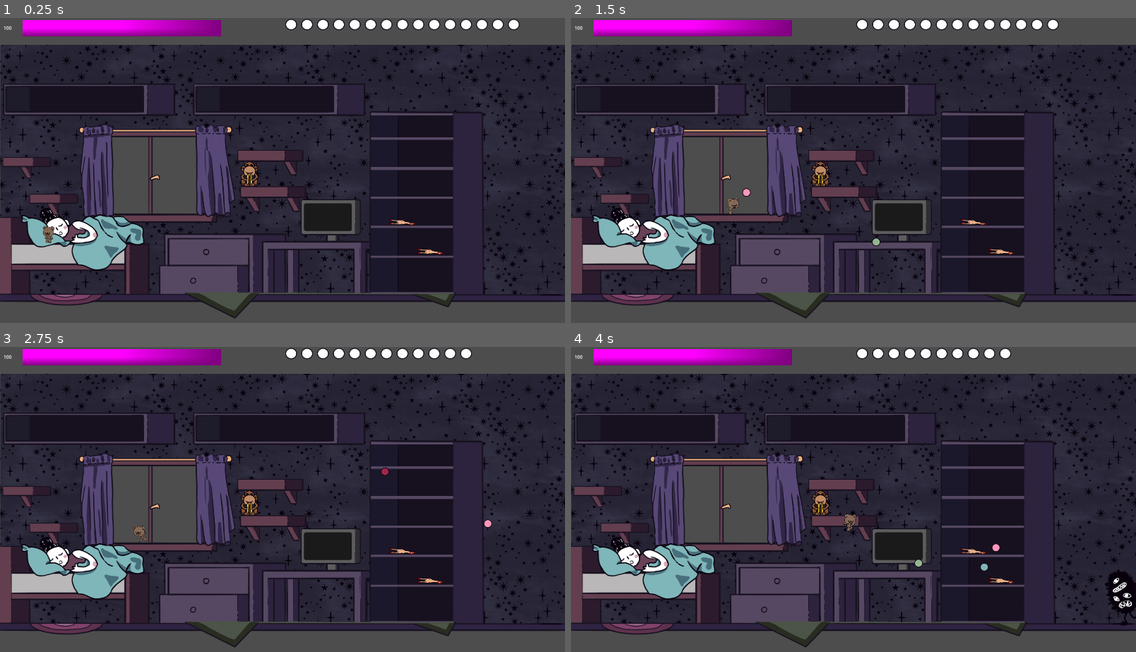
Above: before the commit, frames 1-4 (two rows, left to right).
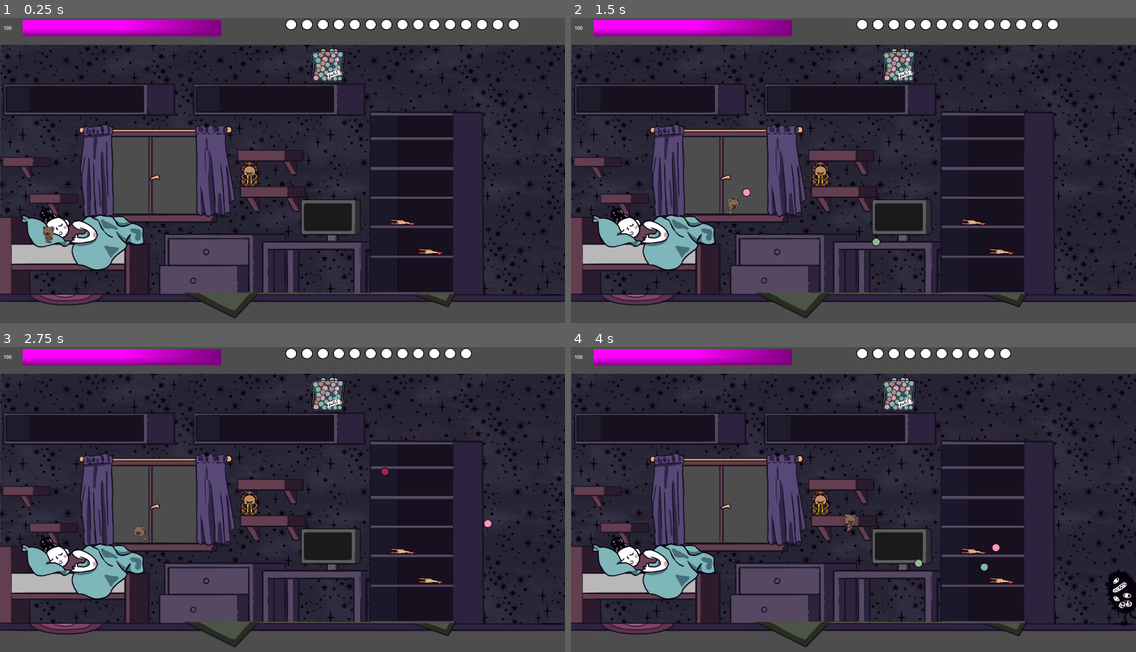
Above: after the commit, the same moments.

Repository: Karanval/CatStack
Game: Godot game, scene res://Scenes/TestScene/TestScene.tscn
Same seed, same stepped clock (60 frames per second), same inputs: the game is played once before the commit and once after it.
Inputs (mouse positions are in pixels of both pictures, inside the frame that each line leads up to):
- Up to frame 1 (0.25 s): no input
- Up to frame 2 (1.5 s): tap Enter at 0.5 s; move the mouse to (977, 161) at 0.52 s; press the mouse at (977, 161) at 0.53 s; hold D (Right) from 0.53 s (still down); tap Space (Jump) at 0.77 s; move the mouse to (740, 191) at 1.27 s; release the mouse at (740, 191) at 1.28 s; click (740, 191) at 1.35 s
- Up to frame 3 (2.75 s): tap Space (Jump) at 1.52 s; move the mouse to (339, 435) at 2.02 s; release D (Right) at 2.03 s; press the mouse at (339, 435) at 2.03 s; hold A (Left) from 2.03 s (still down)
- Up to frame 4 (4 s): move the mouse to (825, 569) at 2.77 s; release A (Left) at 2.78 s; release the mouse at (825, 569) at 2.78 s; hold D (Right) from 2.78 s (still down); click (825, 569) at 2.85 s; tap Space (Jump) at 3.02, 3.77 s; move the mouse to (1023, 554) at 3.52 s; press the mouse at (1023, 554) at 3.53 s

The runs differ from the first frame. In frame 1, 0.5% of the frame differs, in the area x 55-61%, y 9-22%; in frame 2, 0.5%; in frame 3, 0.5%; in frame 4, 0.5%.

Commit message:
Add balljar for reload

Diff:
--- a/GameManager.gd
+++ b/GameManager.gd
@@ -1,7 +1,9 @@
 extends Node
 
 @export var MAX_SLEEP := 100
+@export var MAX_AMMO := 15
 
+var _ammo: int
 var _sleep: int
 
 var game_over_scene = preload("res://Scenes/GameOver/GameOver.tscn")
@@ -12,6 +14,8 @@
 
 func _init():
 	_sleep = MAX_SLEEP
+	_ammo = MAX_AMMO
+	setAmmo(_ammo)
 	#Input.set_mouse_mode(Input.MOUSE_MODE_CONFINED)
 
 func _notification(what: int) -> void:
@@ -32,8 +36,20 @@
 		_switch_to_game_over_screen()
 	emit_signal("sleep_changed", _sleep)
 
-func changeAmmo(ammoValue: int):
-	emit_signal("ammo_changed", ammoValue)
+func changeAmmo(change: int):
+	_ammo += change
+	if _ammo > MAX_AMMO:
+		_ammo = MAX_AMMO
+	if _ammo <= 0:
+		_ammo = 0
+	setAmmo(_ammo)
+
+func setAmmo(ammoValue: int):
+	_ammo = ammoValue
+	emit_signal("ammo_changed", _ammo)
+
+func getAmmo() -> int:
+	return _ammo
 
 func _switch_to_game_over_screen():
 	#get_node("/root/TestScene").free()
--- /dev/null
+++ b/Scenes/BallJar/BallJar.gd
@@ -0,0 +1,4 @@
+extends Node2D
+
+func _on_area_2d_body_entered(body: Node2D) -> void:
+	GameManager.setAmmo(15)
--- /dev/null
+++ b/Scenes/BallJar/BallJar.tscn
@@ -0,0 +1,24 @@
+[gd_scene load_steps=4 format=3 uid="uid://cv67nbn75bg1i"]
+
+[ext_resource type="Texture2D" uid="uid://cyxjaj8y2lb1p" path="res://graphics/items/balls_full_1.png" id="1_srx52"]
+[ext_resource type="Script" uid="uid://cheaosv47t5to" path="res://Scenes/BallJar/BallJar.gd" id="1_vqbll"]
+
+[sub_resource type="RectangleShape2D" id="RectangleShape2D_i2jh0"]
+size = Vector2(200, 203)
+
+[node name="BallJar" type="Node2D"]
+script = ExtResource("1_vqbll")
+
+[node name="Sprite2D" type="Sprite2D" parent="."]
+position = Vector2(0, 28)
+scale = Vector2(0.885, 0.885)
+texture = ExtResource("1_srx52")
+
+[node name="Area2D" type="Area2D" parent="."]
+collision_mask = 2
+
+[node name="CollisionShape2D" type="CollisionShape2D" parent="Area2D"]
+position = Vector2(-1, 26.5)
+shape = SubResource("RectangleShape2D_i2jh0")
+
+[connection signal="body_entered" from="Area2D" to="." method="_on_area_2d_body_entered"]
--- a/Scenes/Player/PlayerInput.gd
+++ b/Scenes/Player/PlayerInput.gd
@@ -2,7 +2,6 @@
 
 @export var move_speed: int = 400
 @export var jump_height: int = 100
-@export var max_ammo: int = 15
 @export var jump_time_to_peak: float = 0.5
 @export var jump_time_to_descent: float = 0.4
 @export var animator: PlayerAnimator
@@ -16,13 +15,9 @@
 @export var extra_jump_count: int = 1 # How many extra jumps the player is allowed after jumping from a surface (1 is double jump)
 
 var jump_count: int = 0
-var ammo_count: int
-
 
 func _ready() -> void:
-	ammo_count = max_ammo
-	GameManager.changeAmmo(ammo_count)
-
+	GameManager.changeAmmo(1)
 
 func _input(event: InputEvent) -> void:
 	if event.is_action_pressed("Jump") and (is_on_floor() or can_extra_jump()):
@@ -63,13 +58,12 @@
 
 
 func shoot():
-	if ammo_count > 0:
+	if GameManager.getAmmo() > 0:
 		var bullet: Node = bullet_scene.instantiate()
 		bullet.DIRECTION = get_viewport().get_mouse_position() - position
 		bullet.START_POSITION = position
 		get_parent().add_child(bullet)
-		ammo_count -= 1
-		GameManager.changeAmmo(ammo_count)
+		GameManager.changeAmmo(-1)
 
 
 func set_move_velocity():
--- a/Scenes/Room.tscn
+++ b/Scenes/Room.tscn
@@ -9,6 +9,7 @@
 [ext_resource type="PackedScene" uid="uid://hefjpvbwdrbx" path="res://Scenes/Monsters/MonsterSpawner/MonsterSpawner.tscn" id="7_xebr5"]
 [ext_resource type="PackedScene" uid="uid://d0fu2afheeg0n" path="res://Scenes/Items/noise_monke.tscn" id="8_si31g"]
 [ext_resource type="PackedScene" uid="uid://debk3xwn0o52v" path="res://Scenes/Items/noise_chicken.tscn" id="9_mimag"]
+[ext_resource type="PackedScene" uid="uid://cv67nbn75bg1i" path="res://Scenes/BallJar/BallJar.tscn" id="10_ijr7e"]
 
 [sub_resource type="RectangleShape2D" id="RectangleShape2D_a2si3"]
 size = Vector2(464, 27)
@@ -293,3 +294,7 @@
 [node name="NoiseChicken2" parent="noise_makers" instance=ExtResource("9_mimag")]
 position = Vector2(1463, 796)
 rotation = 0.0770276
+
+[node name="BallJar" parent="." instance=ExtResource("10_ijr7e")]
+position = Vector2(1114, 148)
+scale = Vector2(0.559995, 0.559999)
Not shown, added: Scenes/BallJar/BallJar.gd.uid
Not shown: 1 places in Scenes/Room.tscn that only renumber resources
